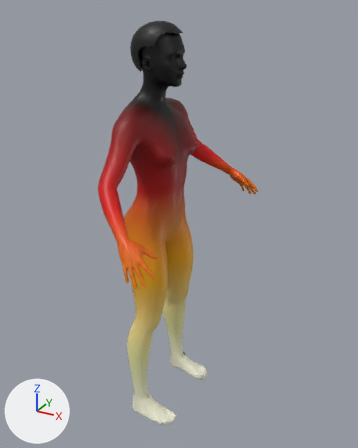
The glTF model ciclista_f.glb, before and after one commit.
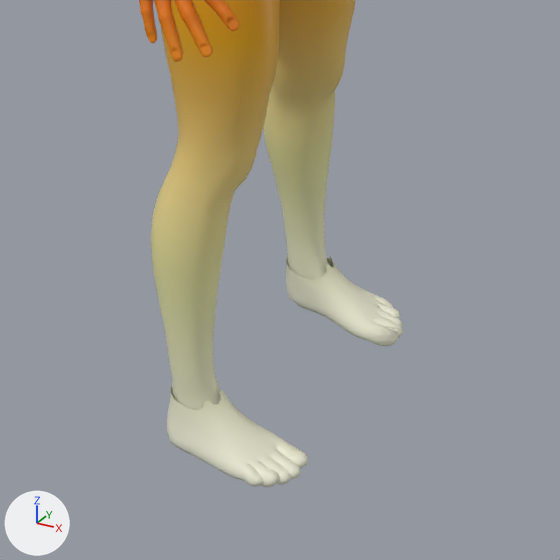
Old and new are each drawn whole from a 50 mm camera at (1.006, -1.594, 1.667) aimed at (0.112, 0.03, 0.855) and again close up on the part from 22% to 72% of the width and 60% to 100% of the height. Every picture has the same lights, and +X, +Y and +Z are marked at lower left. The last two pictures show the newer version. Vertices at exactly the same position are counted once.

Names of what the first close-up shows: 'Corpo'.
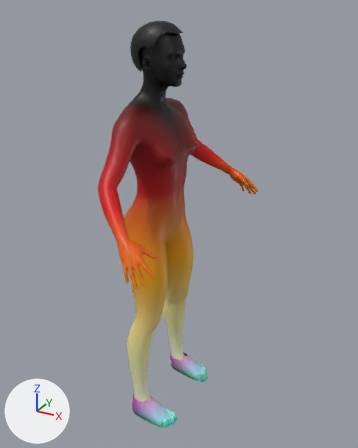
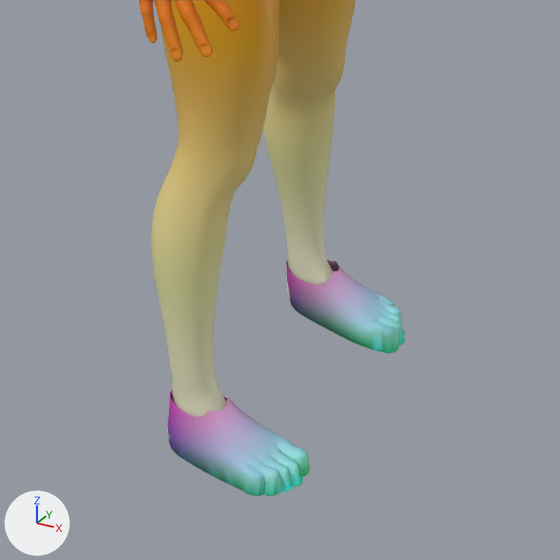
Pixel boxes (x1, y1, x2, y2) of what changed, in the close-ups (560 x 560 px; the box of a moved part takes in the faces that stretch with it):
'Corpo', reshaped: before (139, 0, 403, 487); after (139, 0, 405, 496)
part 1 of me_base_001, moved or reshaped: before (167, 255, 403, 487); after (168, 260, 405, 496)
part 2 of me_base_001, recoloured: before (167, 255, 403, 487); after (168, 260, 405, 496)

Patch to the scene script:
```diff
--- a/ciclista_f.glb.py
+++ b/ciclista_f.glb.py
@@ me_base_001 @@
 # used by ob_corpo; location = (0.0, 0.0, 0.0)
-me_base_001.from_pydata(...)  # 16024 vertices, 31886 faces; spans x -0.09..0.29, y -0.49..0.49, z 0.0..1.62
+me_base_001.from_pydata(...)  # 16024 vertices, 31886 faces; spans x -0.09..0.29, y -0.49..0.49, z -0.01..1.62
+# me_base_001 part 1: 1280 of 16024 vertices moved; they spanned x -0.01..0.2, y -0.21..0.21, z 0.0..0.1 and now span x -0.01..0.2, y -0.22..0.22, z -0.01..0.09; mean shift (0.0, 0.0, -0.01); largest move (0.04, -0.14, 0.02) -> (0.04, -0.14, 0.0)
+# me_base_001 part 2: 4182 kept faces spanning x -0.01..0.2, y -0.22..0.22, z -0.01..0.09 get new vertex colours
 me_base_001.materials.append(mat_pele)
```
